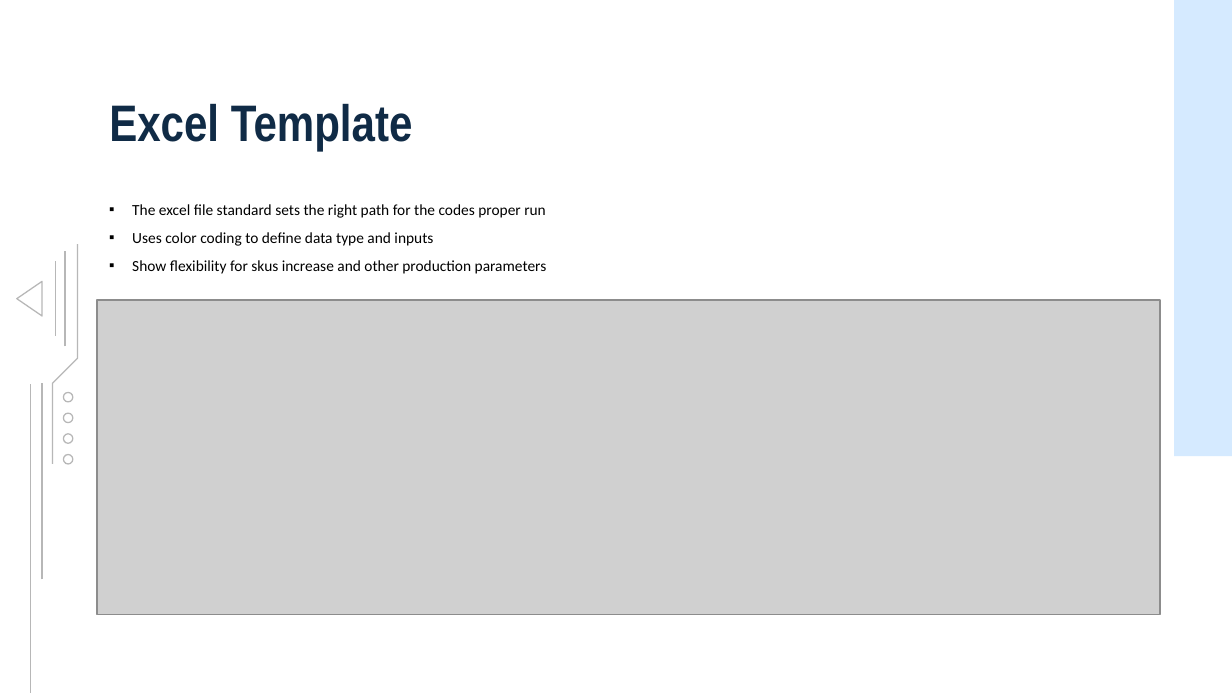
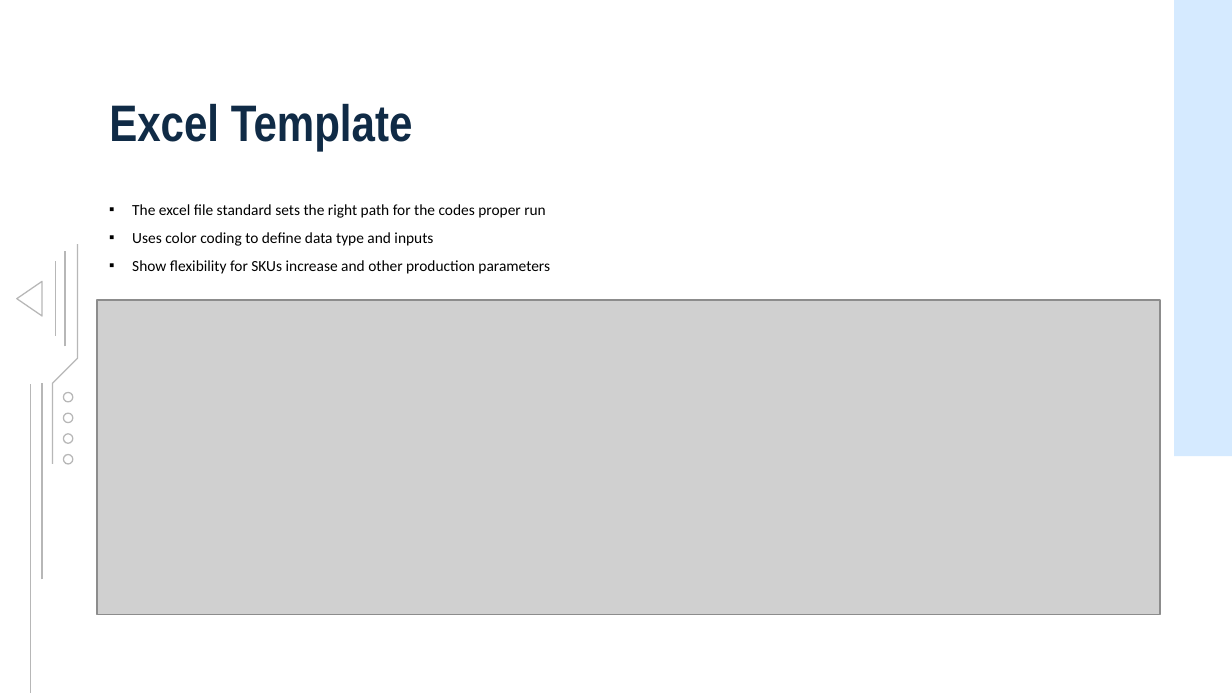
Before and after one commit to abd29696/OIM_7502_classwork, a slide deck: slide 5 of Muffintown Project/Muffintown_Final_Project.pptx. Drawn at 1232x693 pixels with LibreOffice and Linux fonts; fonts in the diff are those of the drawing; grey boxes stand for pictures. Boxes give left, top, right and bottom in pixels: in the first picture for what was removed or moved away, otherwise in the second. Text is boxed around its words. In the diff, an @@ line names an element or a change of style, - is before the commit and + after.

```diff
--- a/Muffintown Project/Muffintown_Final_Project.pptx
+++ b/Muffintown Project/Muffintown_Final_Project.pptx
@@ text at [132,260,550,274]: text changed @@
-▪ Show flexibility for skus increase and other production parameters
+▪ Show flexibility for SKUs increase and other production parameters
```
Also in this commit, not shown: 1 other slide changed, 4 other files.
